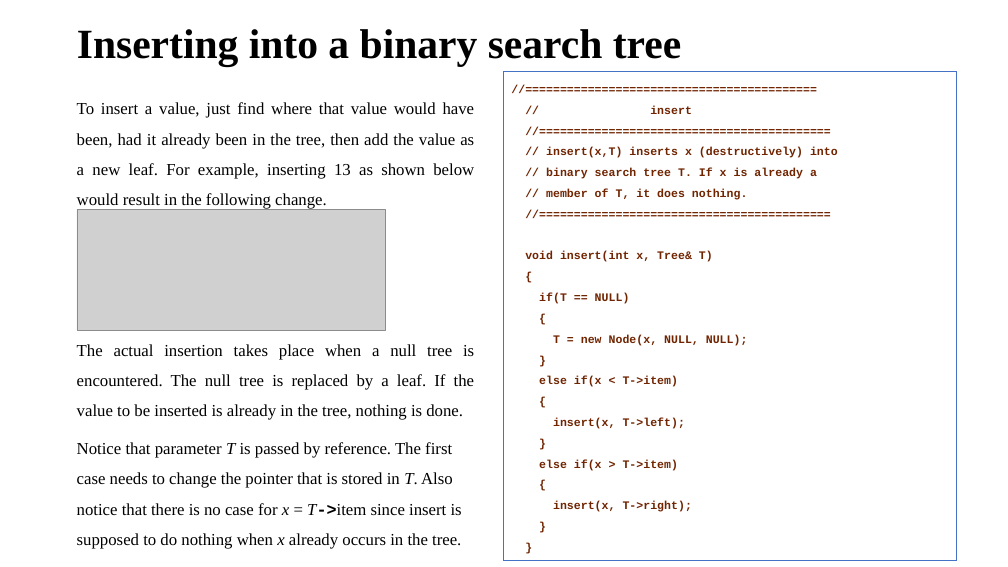
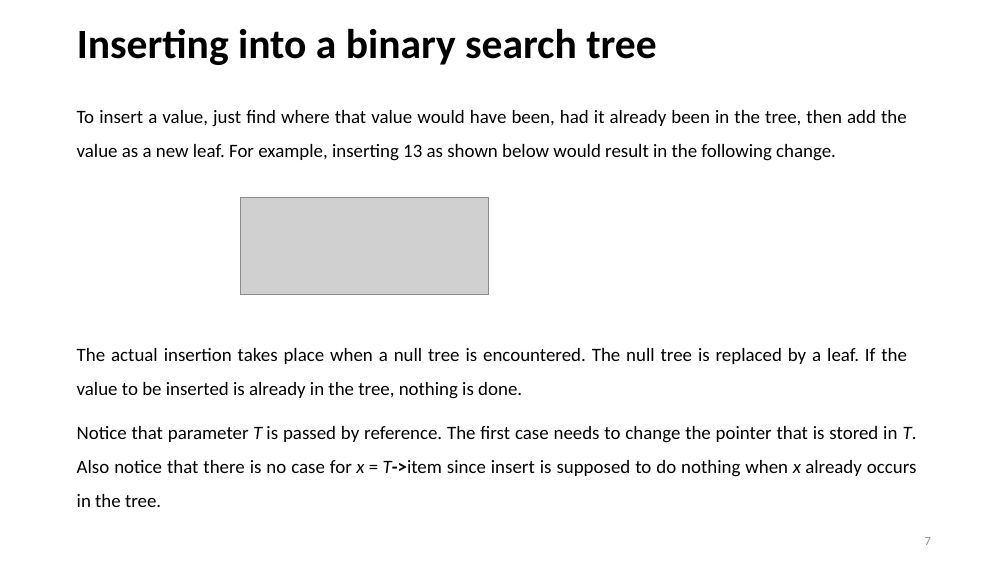
Before and after one commit to dayanandyadav205/CS-402-ADA, a slide deck: slide 7 of PPT_Notes/Unit-5_CS-402_ADA/Unit-5_CS-402_ADA.pptx (slide 5 before the commit). Drawn at 1008x567 pixels with LibreOffice and Linux fonts; fonts in the diff are those of the drawing; grey boxes stand for pictures. Boxes give left, top, right and bottom in pixels: in the first picture for what was removed or moved away, otherwise in the second. Text is boxed around its words. In the diff, an @@ line names an element or a change of style, - is before the commit and + after.

```diff
--- a/PPT_Notes/Unit-5_CS-402_ADA/Unit-5_CS-402_ADA.pptx
+++ b/PPT_Notes/Unit-5_CS-402_ADA/Unit-5_CS-402_ADA.pptx
@@ title "Inserting into a binary search ..." at box(77, 28, 657, 65): font Times New Roman to Calibri @@
@@ text "To insert a value, just ..." at box(77, 110, 907, 399): size 16 to 18 pt, font Times New Roman to Calibri @@
@@ rectangle removed at box(504, 71, 957, 560) @@
-//==========================================
-// insert
-//==========================================
-// insert(x,T) inserts x (destructively) into
-// binary search tree T. If x is already a
-// member of T, it does nothing.
-//==========================================
-void insert(int x, Tree& T)
-{
-if(T == NULL)
-{
-T = new Node(x, NULL, NULL);
-}
-else if(x < T->item)
-{
-insert(x, T->left);
-}
-else if(x > T->item)
-{
-insert(x, T->right);
-}
-}
@@ picture: place and size @@
-picture at box(77, 209, 386, 330)
+picture at box(240, 198, 489, 295)
@@ text "Notice that parameter T is ...": place and size @@
-text "Notice that parameter T is ..." at box(77, 442, 462, 549)
+text "Notice that parameter T is ..." at box(77, 426, 917, 507)
@@ text "Notice that parameter T is ..." at box(77, 426, 917, 507): size 16 to 18 pt, font Times New Roman to Calibri; font Courier New to Calibri in "T->item"; alignment left to justified @@
@@ page number added at box(925, 537, 931, 545), 12 pt, text #8C8C8C @@
+7
```
Also in this commit, not shown: 12 other slides changed, 30 slides added, 20 slides removed, 13 other files.
